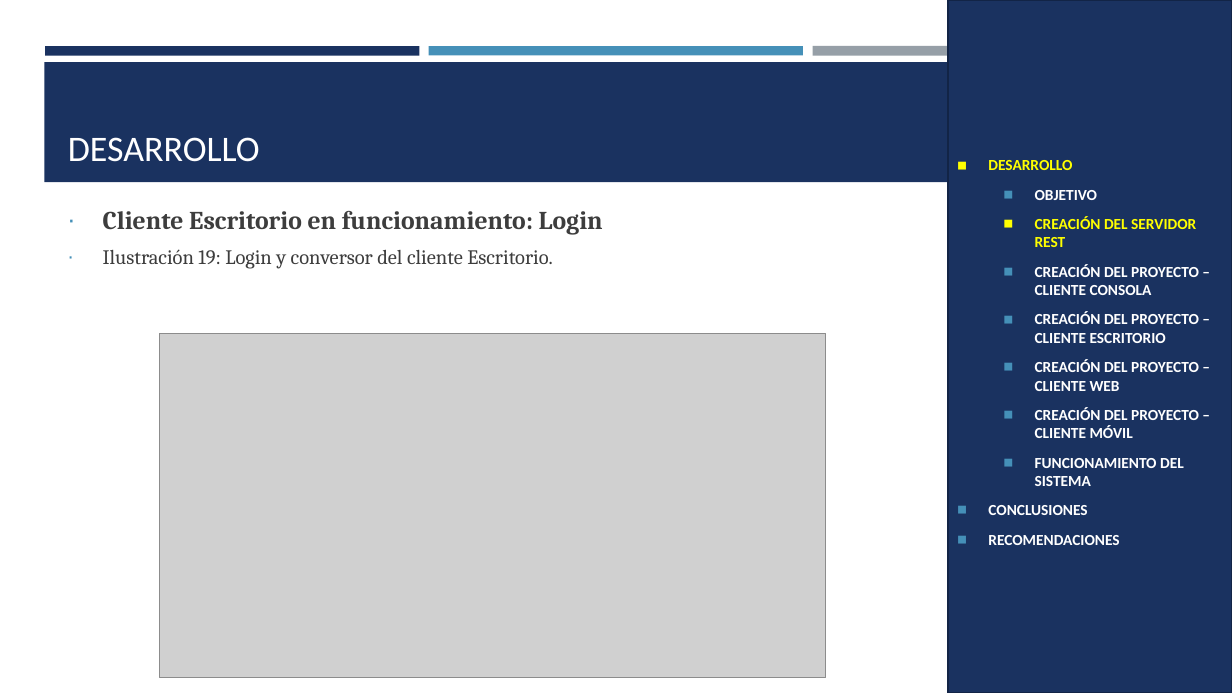
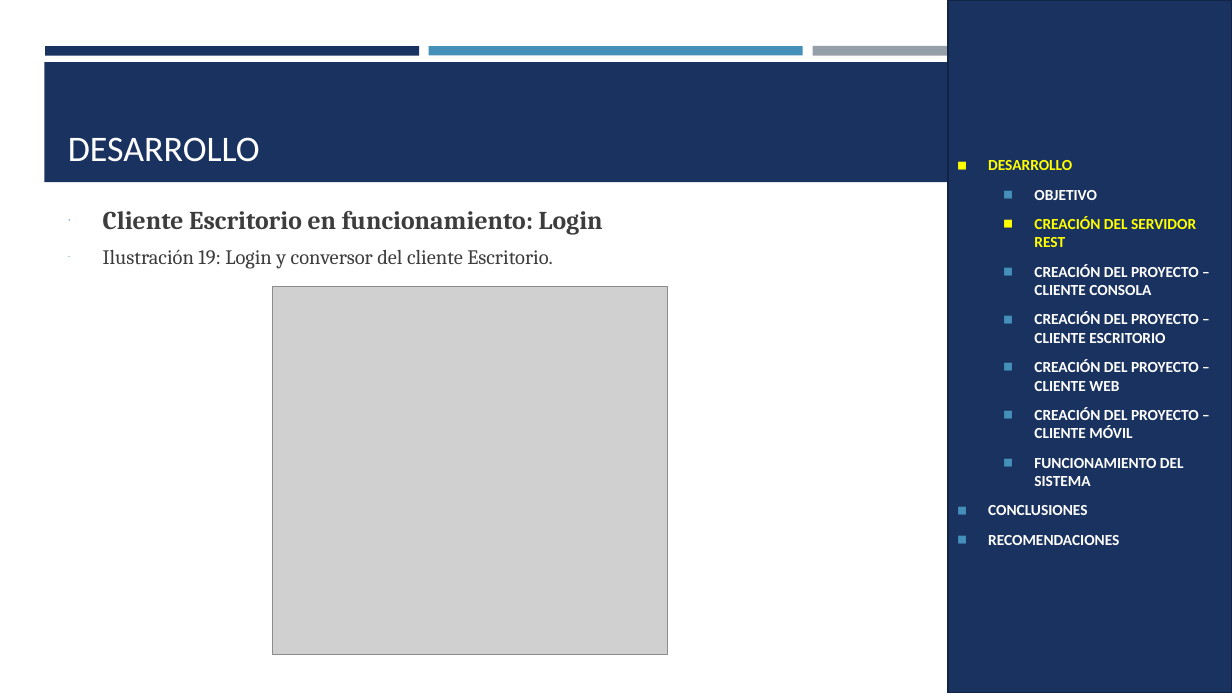
Before and after one commit to Juangranda3424/Arquitectura-Grupo8, a slide deck: slide 53 of Parcial 1/SINBBDD/TI.1.4. PAO202651_SOAP_RESTFUL_DONET_SINBDD_NRC36884_GR 8/05. DOCUMENTACION/PRESENTACION_TI_1_4__SOAP_RESTFUL_sin_BDD_en_DOTNET.pptx (slide 67 before the commit). Drawn at 1232x693 pixels with LibreOffice and Linux fonts; fonts in the diff are those of the drawing; grey boxes stand for pictures. Boxes give left, top, right and bottom in pixels: in the first picture for what was removed or moved away, otherwise in the second. Text is boxed around its words. In the diff, an @@ line names an element or a change of style, - is before the commit and + after.

```diff
--- a/Parcial 1/SINBBDD/TI.1.4. PAO202651_SOAP_RESTFUL_DONET_SINBDD_NRC36884_GR 8/05. DOCUMENTACION/PRESENTACION_TI_1_4__SOAP_RESTFUL_sin_BDD_en_DOTNET.pptx
+++ b/Parcial 1/SINBBDD/TI.1.4. PAO202651_SOAP_RESTFUL_DONET_SINBDD_NRC36884_GR 8/05. DOCUMENTACION/PRESENTACION_TI_1_4__SOAP_RESTFUL_sin_BDD_en_DOTNET.pptx
@@ text "Cliente Escritorio en funcionamiento: Login" at (x1=103, y1=211, x2=603, y2=269): more space between paragraphs @@
@@ picture resized from (x1=160, y1=334, x2=826, y2=678) to (x1=273, y1=287, x2=667, y2=655) @@
```
Also in this commit, not shown: 53 other slides changed, 15 slides removed, 1 other file.
